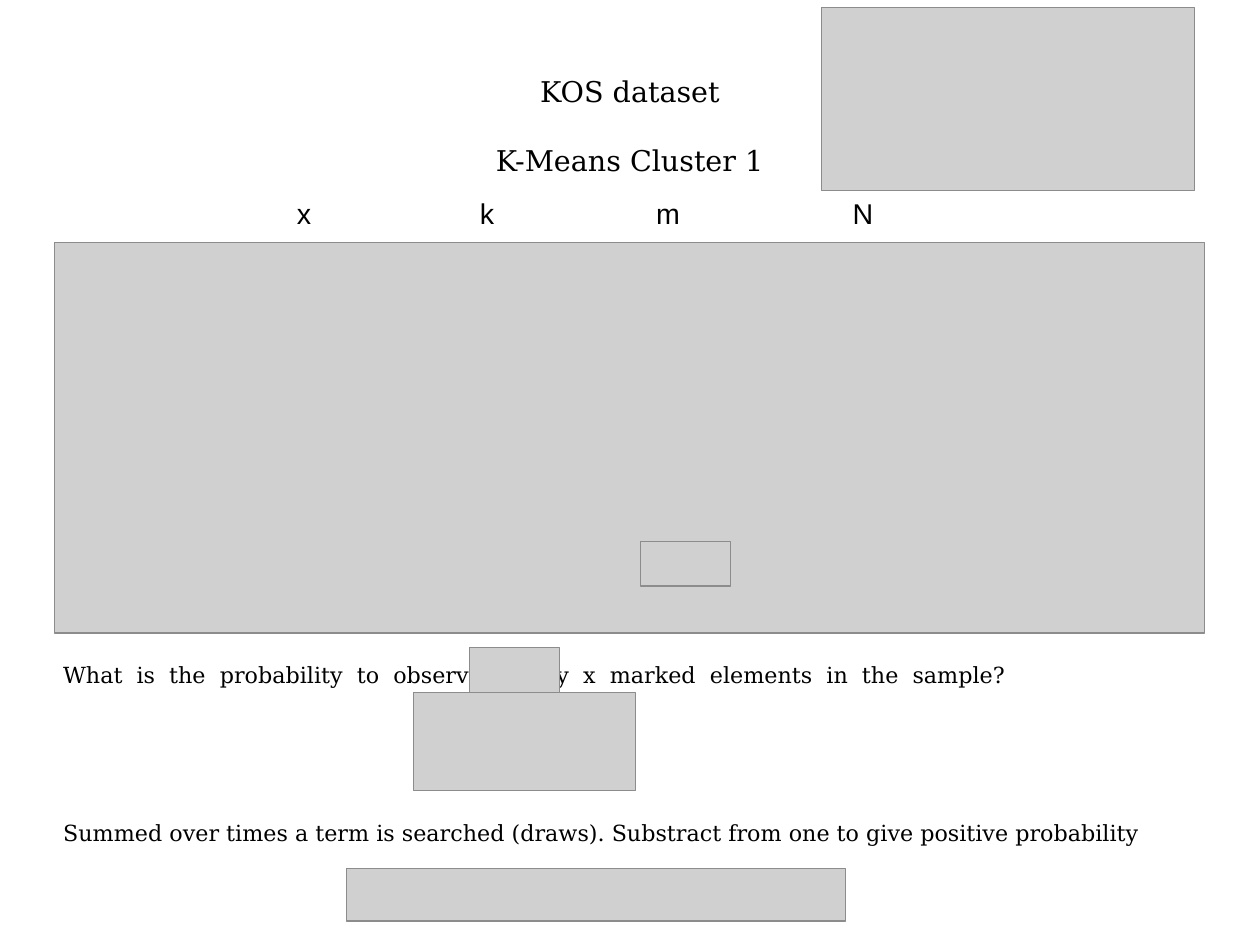
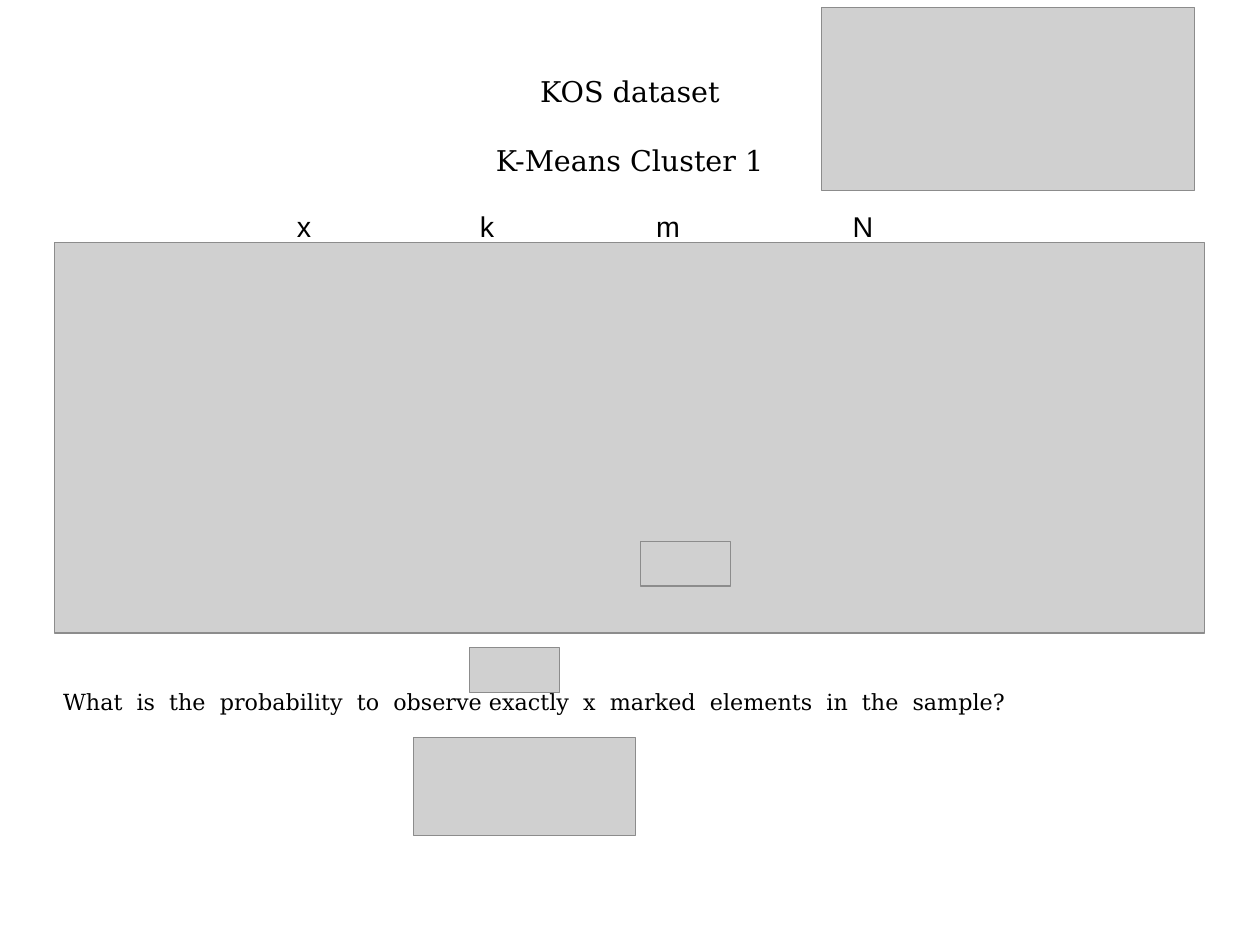
Before and after one commit to vitalv/doc-clustering-topic-modeling, a slide deck: slide 13 of doc-clustering-topic-modeling.odp. Drawn at 1260x945 pixels with LibreOffice and Linux fonts; fonts in the diff are those of the drawing; grey boxes stand for pictures; background and template pictures are left out. Boxes give left, top, right and bottom in pixels: in the first picture for what was removed or moved away, otherwise in the second. Text is boxed around its words. In the diff, an @@ line names an element or a change of style, - is before the commit and + after.

```diff
--- a/doc-clustering-topic-modeling.odp
+++ b/doc-clustering-topic-modeling.odp
@@ 4 texts: place and size @@
-4 texts at box(297, 203, 874, 224)
+4 texts at box(297, 216, 874, 243)
@@ text "What is the probability to ...": place and size @@
-text "What is the probability to ..." at box(63, 665, 1005, 689)
+text "What is the probability to ..." at box(63, 692, 1005, 715)
@@ picture: place and size @@
-picture at box(414, 693, 636, 791)
+picture at box(414, 737, 636, 836)
@@ text removed at box(63, 824, 1138, 846) @@
-Summed over times a term is searched (draws). Substract from one to give positive probability
@@ picture removed at box(346, 869, 846, 922) @@
```
Also in this commit, not shown: 11 other slides changed, 3 slides added, 2 slides removed.
